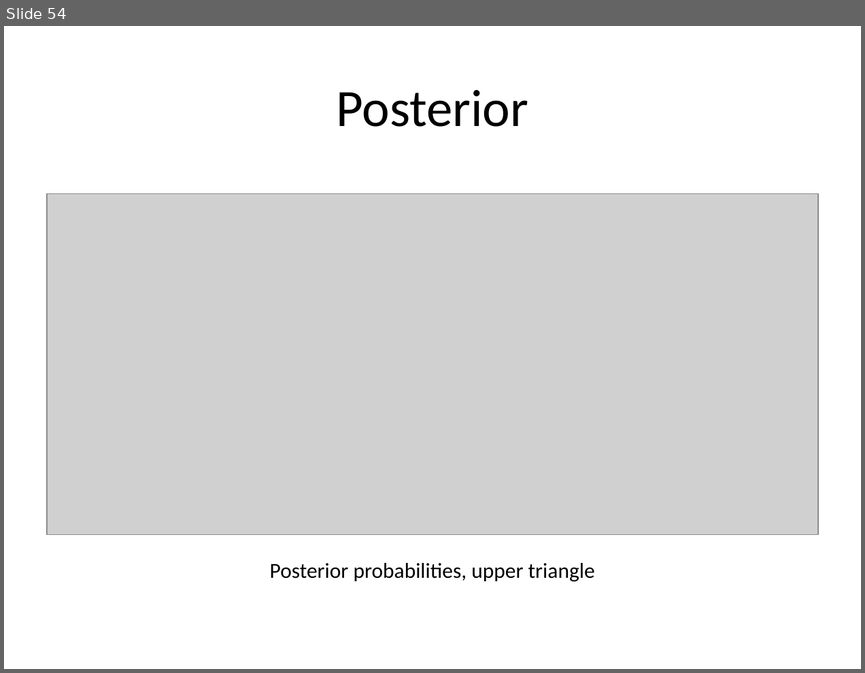
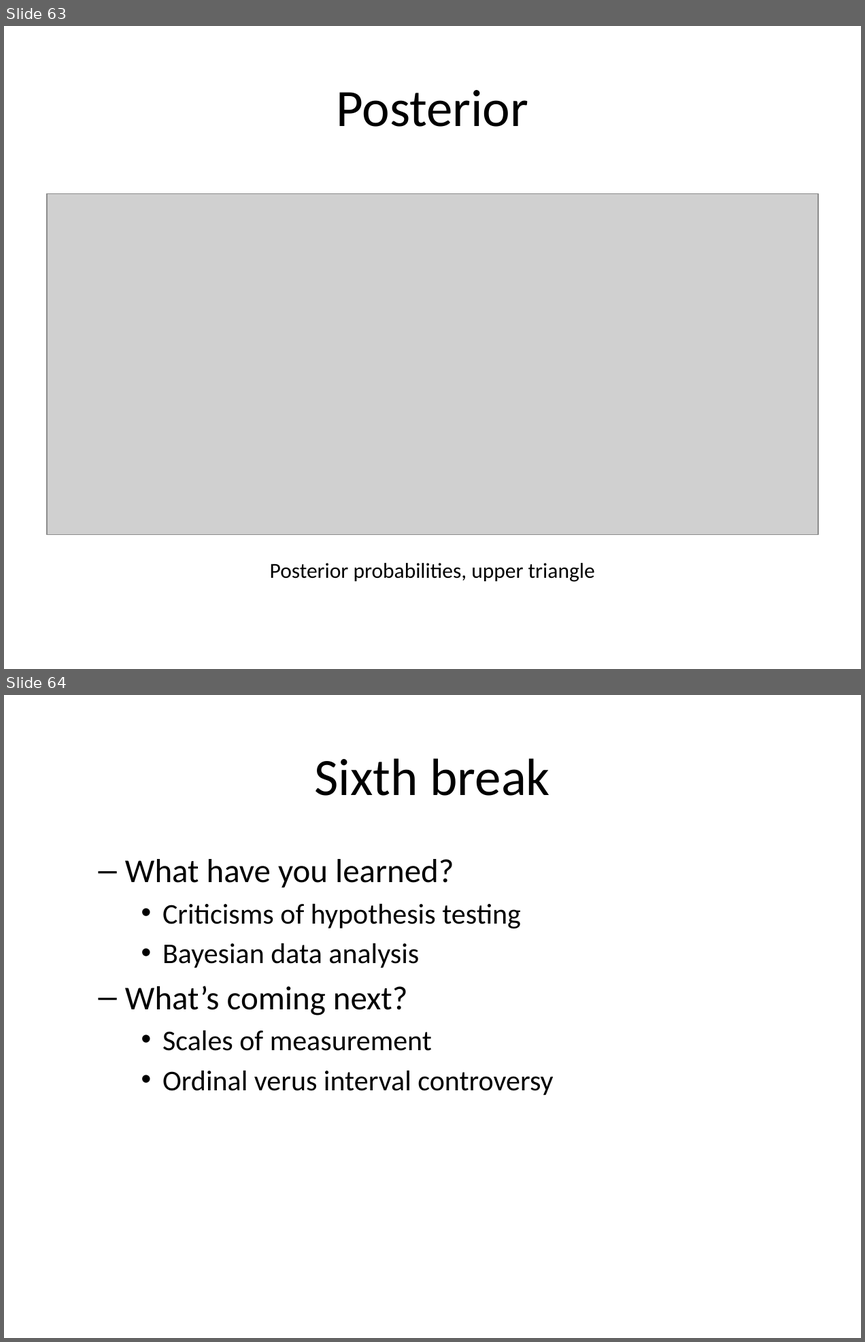
Before and after one commit to classes-medb/5510, a slide deck: src/video-12-hypothesis-testing.pptx. Shown one above the other, each under a label of ours: slide 54 before the commit, slides 63 and 64 after it. The pictures are 865x673 and 865x1342 pixels, drawn with LibreOffice and Linux fonts; fonts in the diff are those of the drawing; grey boxes stand for pictures. Boxes give left, top, right and bottom in pixels: in the first picture for what was removed or moved away, otherwise in the second. Text is boxed around its words. In the diff, an @@ line names an element or a change of style, - is before the commit and + after.

Commit message:
Outlined breaks for video 12

```diff
--- a/src/video-12-hypothesis-testing.pptx
+++ b/src/video-12-hypothesis-testing.pptx
@@ slide 64 added at [4, 695, 861, 1338], background #FFFFFF @@
@@ title added at [314, 758, 549, 796], 44 pt, text #000000 @@
+Sixth break
@@ text added at [125, 859, 553, 1095], 24 pt, text #000000 @@
+  – What have you learned?
+    • Criticisms of hypothesis testing
+    • Bayesian data analysis
+  – What’s coming next?
+    • Scales of measurement
+    • Ordinal verus interval controversy
@@ what was slide 54 is now slide 63 @@
```
Also in this commit, not shown: 11 slides changed, 17 other slides added, 6 slides removed, 1 other file.
